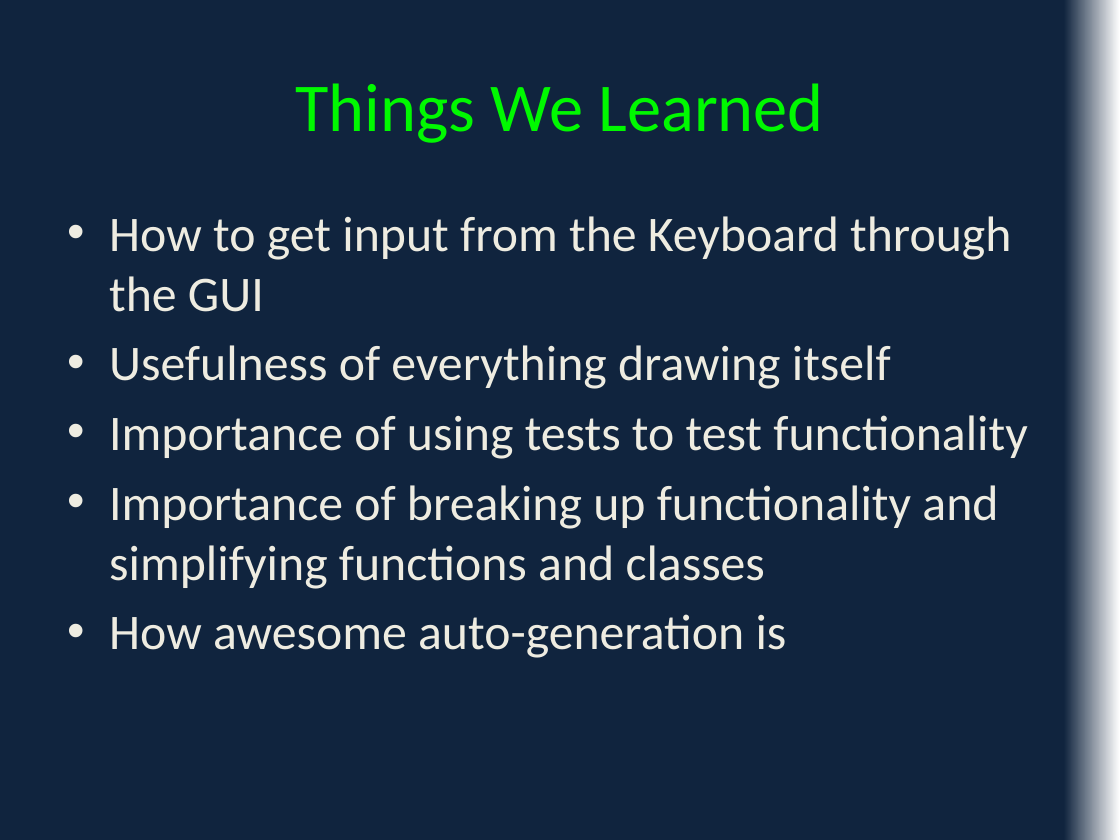
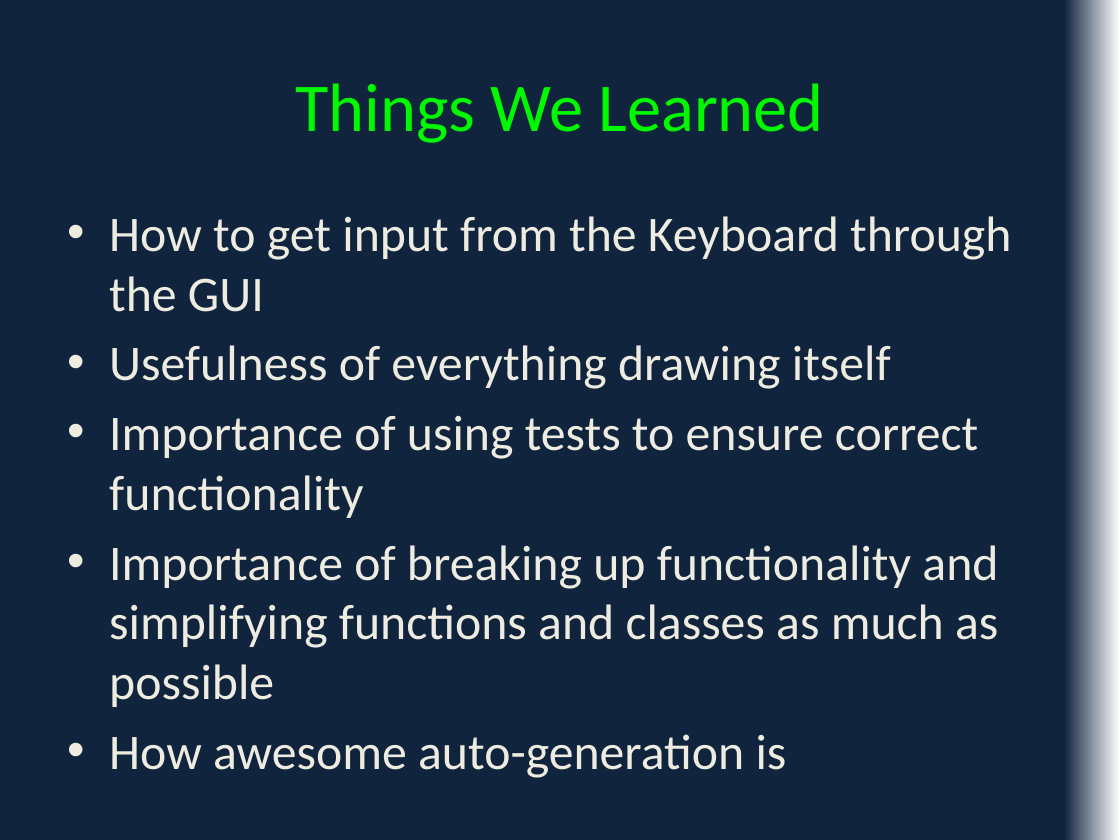
Before and after one commit to Zayb7/FinalProject, a slide deck: slide 3 of Presentation for class.pptx. Drawn at 1120x840 pixels with LibreOffice and Linux fonts; fonts in the diff are those of the drawing. Boxes give left, top, right and bottom in pixels: in the first picture for what was removed or moved away, otherwise in the second. Text is boxed around its words. In the diff, an @@ line names an element or a change of style, - is before the commit and + after.

```diff
--- a/Presentation for class.pptx
+++ b/Presentation for class.pptx
@@ text at box(109, 416, 998, 707): text changed @@
-• Importance of using tests to test functionality
-• Importance of breaking up functionality and simplifying functions and classes
+• Importance of using tests to ensure correct functionality
+• Importance of breaking up functionality and simplifying functions and classes as much as possible
```
Also in this commit, not shown: 1 other slide changed, 10 other files.
